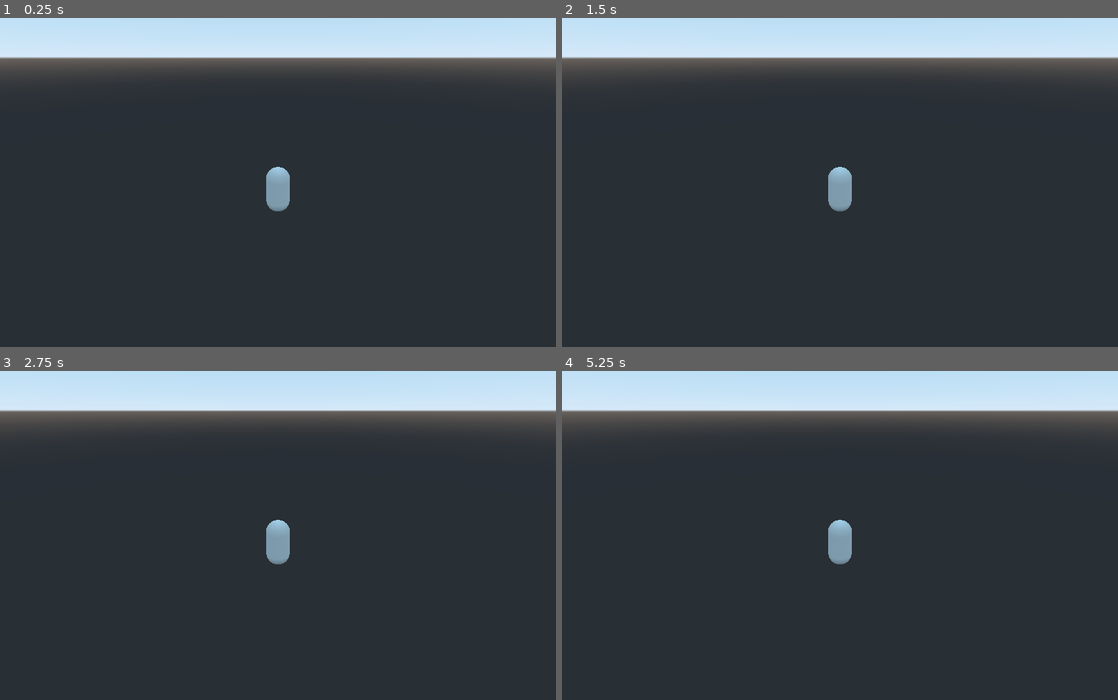
Above: before the commit, frames 1-4 (two rows, left to right).
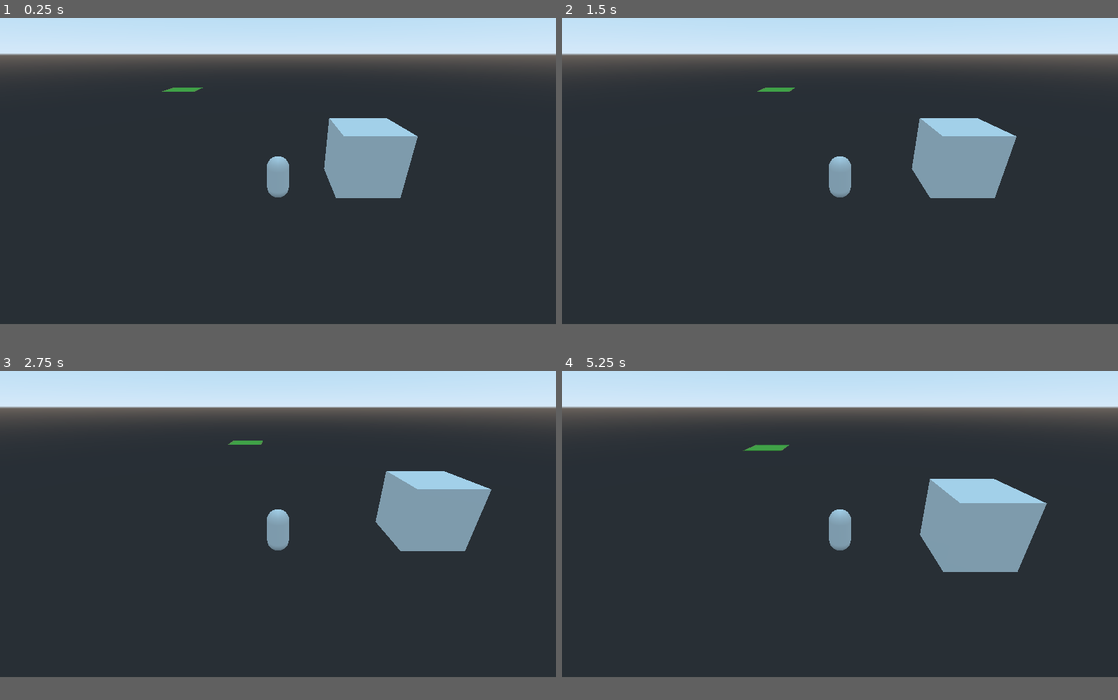
Above: after the commit, the same moments.

Repository: kante/GoGMapBuilder
Game: Godot game, scene res://MapBuilder/MapBuilder.tscn
Two runs of this game, one before a commit and one after it. Both use one fixed random seed, a clock stepped at 60 frames per second and the inputs below.
Inputs (mouse positions are in pixels of both pictures, inside the frame that each line leads up to):
- Up to frame 1 (0.25 s): no input
- Up to frame 2 (1.5 s): tap Enter at 0.5 s; move the mouse to (962, 159) at 0.52 s; hold D 0.53-1.25 s; click (962, 159) at 0.67 s; tap Space at 0.77, 1.25 s; drag from (728, 192) to (812, 245) at 1.27 s
- Up to frame 3 (2.75 s): tap Enter at 2 s; move the mouse to (333, 453) at 2.02 s; hold D from 2.03 s (still down)
- Up to frame 4 (5.25 s): release D at 2.75 s; tap Space at 2.75, 3.77, 4.25 s; drag from (812, 598) to (673, 479) at 2.77 s; tap Enter at 3.5 s; move the mouse to (1006, 581) at 3.52 s; hold A 3.53-4.25 s; drag from (673, 479) to (756, 443) at 4.27 s; move the mouse to (867, 528) at 5.02 s; hold S from 5.03 s (still down); click (867, 528) at 5.17 s
In our replay, the window is 800x491 before the commit and 800x458 after it. These sizes can differ from the game's own. Grey fills any space a smaller window leaves; there, only what the larger window draws over its background counts as a difference.

The runs differ from the first frame. In frame 1, 5.5% of the frame differs, in the area x 0-100%, y 10-59%; in frame 2, 5.8%; in frame 3, 6.1%; in frame 4, 7.2%, in the area x 0-100%, y 10-62%.
Error in both runs: Invalid call. Nonexistent function 'end_turn' in base 'Spatial (MapBuilder.gd)'. (res://CombatInputUI.gd:159)

Commit message:
getting a voxel put together wheeee

Diff:
--- a/MapBuilder/MapBuilder.tscn
+++ b/MapBuilder/MapBuilder.tscn
@@ -1,9 +1,11 @@
-[gd_scene load_steps=5 format=2]
+[gd_scene load_steps=6 format=2]
 
 [ext_resource path="res://Combatant/Combatant.tscn" type="PackedScene" id=1]
 [ext_resource path="res://MapBuilder/MapBuilder.gd" type="Script" id=2]
 [ext_resource path="res://Combatant/Camera.tscn" type="PackedScene" id=3]
 [ext_resource path="res://VoxelMap/Map.tscn" type="PackedScene" id=5]
+
+[sub_resource type="CubeMesh" id=1]
 
 [node name="MapBuilder" type="Spatial"]
 script = ExtResource( 2 )
@@ -14,3 +16,8 @@
 transform = Transform( 1, 0, 0, 0, 1, 0, 0, 0, 1, 0.0017128, 0.00318837, 1.64509e-05 )
 
 [node name="Camera" parent="Player" instance=ExtResource( 3 )]
+
+[node name="MeshInstance" type="MeshInstance" parent="."]
+transform = Transform( 1, 0, 0, 0, 1, 0, 0, 0, 1, -2.29184, 0, 2.88529 )
+mesh = SubResource( 1 )
+material/0 = null
--- a/VoxelMap/Chunk.gd
+++ b/VoxelMap/Chunk.gd
@@ -1,15 +1,19 @@
 extends Spatial
 
 
-# hold all created voxel types here
+# all voxel types contained in this chunk are stored here
 var voxels = null
-
+var origin = Vector3.ZERO
+var chunk_size = null
+
+# render mesh vertices and a copy of the mesh
 var mesh
 var mesh_vertices
 var mesh_normals
 var mesh_indices
 var mesh_uvs
 
+# collision mesh vertices and a copy of the mesh
 var collision_mesh
 var collision_mesh_vertices
 var collision_mesh_indices
@@ -19,7 +23,13 @@
 onready var st = SurfaceTool.new();
 
 
-func initialize(chunk_origin, chunk_size):
+func initialize(new_origin, new_chunk_size):
+    """Initialize voxels to chunk_size x chunk_size x chunk_size array
+        and set the origin of this chunk appropriately
+    """
+    origin = new_origin
+    chunk_size = new_chunk_size
+
     voxels = []
     for x in range(0, chunk_size):
         voxels.append([])
@@ -28,20 +38,53 @@
             for _z in range(0, chunk_size):
                 voxels[x][y].append(null)
 
-    global_transform.origin = chunk_origin
-
-
-func add_voxel(x, y, z, type):
-    """Add a voxel to this chunk at the specified coordinates"""
-    print("ya add one u bitch")
-
-
-func create_mesh():
-    """create mesh u bum"""
+    global_transform.origin = origin
+
+
+func contains(coords):
+    """Return true iff this chunk contains the specified Vector3 coords"""
+    if coords.x < origin.x or coords.x >= origin.x + chunk_size:
+        return false
+    if coords.y < origin.y or coords.y >= origin.y + chunk_size:
+        return false
+    if coords.z < origin.z or coords.z >= origin.z + chunk_size:
+        return false
+
+    return true
+
+
+func add_voxel(coords, type):
+    """Add a voxel to this chunk at the specified Vector3 coordinates"""
+    if not contains(coords):
+        return null
+
+    var idx = coords - origin
+    voxels[idx.x][idx.y][idx.z] = type
+
+    return type
+
+
+func update_mesh():
+    """Recreate the meshes for this chunk"""
     mesh_vertices = [];
     mesh_normals = [];
     mesh_indices = [];
     mesh_uvs = [];
+
+    collision_mesh_vertices = [];
+    collision_mesh_indices = [];
+
+    create_render_mesh()
+    create_collision_mesh()
+
+
+func create_render_mesh():
+    """create mesh for rendering"""
+
+    for x in range(0, chunk_size):
+        for y in range(0, chunk_size):
+            for z in range(0, chunk_size):
+                make_voxel(Vector3(x, y, z));
 
     st.clear();
     st.begin(Mesh.PRIMITIVE_TRIANGLES);
@@ -62,10 +105,110 @@
     mesh_instance.mesh = mesh;
 
 
+
+func make_voxel(idx):
+
+    var type = voxels[idx.x][idx.y][idx.z]
+    if type == null:
+        return
+
+    var coords = idx + origin
+
+    var idx_up = idx + Vector3.UP
+    if contains(idx_up):
+        var voxel_above = voxels[idx_up.x][idx_up.y][idx_up.z]
+        if voxel_above == null or Voxel.properties[voxel_above].transparent:
+            make_voxel_face_up(coords.x, coords.y, coords.z, type)
+    else:
+        make_voxel_face_up(coords.x, coords.y, coords.z, type)
+
+    var idx_down = idx + Vector3.DOWN
+    if contains(idx_down):
+        var voxel_down = voxels[idx_down.x][idx_down.y][idx_down.z]
+        if voxel_down == null or Voxel.properties[voxel_down].transparent:
+            make_voxel_face_down(coords.x, coords.y, coords.z, type)
+    else:
+        make_voxel_face_down(coords.x, coords.y, coords.z, type)
+
+
+func make_voxel_face_up(x, y, z, type):
+    """Make the fucking face in the fucking direction...."""
+    var vertices = [ Vector3(x, y + Voxel.VOXEL_SIZE, z),
+                     Vector3(x + Voxel.VOXEL_SIZE, y + Voxel.VOXEL_SIZE, z),
+                     Vector3(x + Voxel.VOXEL_SIZE, y + Voxel.VOXEL_SIZE, z + Voxel.VOXEL_SIZE),
+                     Vector3(x, y + Voxel.VOXEL_SIZE, z + Voxel.VOXEL_SIZE) ]
+
+    make_voxel_face(vertices, Vector3.UP, type)
+
+
+func make_voxel_face_down(x, y, z, type):
+    """Make the voxel face in the down direction"""
+    var vertices = [ Vector3(x, y, z + Voxel.VOXEL_SIZE),
+                     Vector3(x + Voxel.VOXEL_SIZE, y, z + Voxel.VOXEL_SIZE),
+                     Vector3(x + Voxel.VOXEL_SIZE, y, z),
+                     Vector3(x, y, z),
+                   ]
+    make_voxel_face(vertices, Vector3.DOWN, type)
+
+
+
+func make_voxel_face_aaaa(x, y, z, type):
+    """Make the voxel face in the aaaa direction"""
+    var vertices = [ Vector3(x, y, z),
+                     Vector3(x, y, z),
+                     Vector3(x, y, z),
+                     Vector3(x, y, z),
+                   ]
+
+    make_voxel_face(vertices, Vector3.DOWN, type)
+
+
+
+
+func make_voxel_face(vertices, normal, type):
+    """Make the voxel face with supplied vertices. Requires that vertices are supplied in clockwise
+    winding order when looking at the face from the side normal points towards."""
+    var is_solid = Voxel.properties[type].solid
+
+    for v in vertices:
+        mesh_vertices.append(v)
+        mesh_normals.append(normal)
+        if is_solid:
+            collision_mesh_vertices.append(v)
+
+    var uv_position = Voxel.properties[type][normal];
+    var v_texture_unit = Voxel.UV_MAP_UNIT;
+    mesh_uvs.append(Vector2( (v_texture_unit * uv_position.x), (v_texture_unit * uv_position.y) + v_texture_unit));
+    mesh_uvs.append(Vector2( (v_texture_unit * uv_position.x) + v_texture_unit, (v_texture_unit * uv_position.y) + v_texture_unit));
+    mesh_uvs.append(Vector2( (v_texture_unit * uv_position.x) + v_texture_unit, (v_texture_unit * uv_position.y)) );
+    mesh_uvs.append(Vector2( (v_texture_unit * uv_position.x), (v_texture_unit * uv_position.y) ));
+
+    # Add the triangles to render_mesh_indices.
+    # NOTE: Like with the UV, the order is important!
+    # The indices tell the surface tool how to connect the vertices to make triangles.
+    mesh_indices.append(mesh_vertices.size() - 4);
+    mesh_indices.append(mesh_vertices.size() - 3);
+    mesh_indices.append(mesh_vertices.size() - 1);
+    mesh_indices.append(mesh_vertices.size() - 3);
+    mesh_indices.append(mesh_vertices.size() - 2);
+    mesh_indices.append(mesh_vertices.size() - 1);
+
+    # Add the collision triangles, but only if the voxel is solid.
+    # Like with the other two, the order is important!
+    if is_solid:
+        collision_mesh_indices.append(mesh_vertices.size() - 4);
+        collision_mesh_indices.append(mesh_vertices.size() - 3);
+        collision_mesh_indices.append(mesh_vertices.size() - 1);
+        collision_mesh_indices.append(mesh_vertices.size() - 3);
+        collision_mesh_indices.append(mesh_vertices.size() - 2);
+        collision_mesh_indices.append(mesh_vertices.size() - 1);
+
+
+
+
+
 func create_collision_mesh():
     """Create the collision mesh u bum"""
-    collision_mesh_vertices = [];
-    collision_mesh_indices = [];
 
     st.clear();
     st.begin(Mesh.PRIMITIVE_TRIANGLES);
@@ -76,6 +219,6 @@
     for i in range(0, collision_mesh_indices.size()):
         st.add_index(collision_mesh_indices[i]);
 
-    # now create a trimesh collision shape and set the CollisionShape appropriately
+    # create a trimesh collision shape and set the CollisionShape
     collision_mesh = st.commit();
     collision_shape.shape = collision_mesh.create_trimesh_shape();
--- a/VoxelMap/Map.gd
+++ b/VoxelMap/Map.gd
@@ -5,13 +5,15 @@
 onready var chunks = $Chunks;
 
 
-# Called when the node enters the scene tree for the first time.
 func _ready():
     var new_chunk = chunk_prototype.instance();
     chunks.add_child(new_chunk);
+
+    # i think we will have Map.gd organize the chunks and keep track of all
+    # their origins. Chunk is dumb and just knows where it is
     new_chunk.initialize(Vector3.ZERO, 16)
-    new_chunk.add_voxel(3, 3, 3, Voxel.GRASS)
+    var voxel = new_chunk.add_voxel(Vector3(3,1,3), Voxel.GRASS)
 
-# Called every frame. 'delta' is the elapsed time since the previous frame.
-#func _process(delta):
-#    pass
+    new_chunk.update_mesh()
+
+    print("aww ya made this: ", voxel)
--- a/VoxelMap/Voxel.gd
+++ b/VoxelMap/Voxel.gd
@@ -3,7 +3,7 @@
 class_name Voxel
 
 
-var VOXEL_UNIT_SIZE = 1
+const VOXEL_SIZE = 1
 
 
 const TEXTURE_SIZE = 96
@@ -22,51 +22,51 @@
                         STONE : {
                                     "transparent":false,
                                     "solid":true,
-                                    "texture_UP":Vector2(0, 0),
-                                    "texture_DOWN":Vector2(0, 0),
-                                    "texture_FORWARD":Vector2(0, 0),
-                                    "texture_BACK":Vector2(0, 0),
-                                    "texture_LEFT":Vector2(0, 0),
-                                    "texture_RIGHT":Vector2(0, 0)
+                                    Vector3.UP:Vector2(0, 0),
+                                    Vector3.DOWN:Vector2(0, 0),
+                                    Vector3.FORWARD:Vector2(0, 0),
+                                    Vector3.BACK:Vector2(0, 0),
+                                    Vector3.LEFT:Vector2(0, 0),
+                                    Vector3.RIGHT:Vector2(0, 0)
                                 },
                         BEDROCK : {
                                     "transparent":false,
                                     "solid":true,
-                                    "texture_UP":Vector2(2, 0),
-                                    "texture_DOWN":Vector2(2, 0),
-                                    "texture_FORWARD":Vector2(2, 0),
-                                    "texture_BACK":Vector2(2, 0),
-                                    "texture_LEFT":Vector2(2, 0),
-                                    "texture_RIGHT":Vector2(2, 0)
+                                    Vector3.UP:Vector2(2, 0),
+                                    Vector3.DOWN:Vector2(2, 0),
+                                    Vector3.FORWARD:Vector2(2, 0),
+                                    Vector3.BACK:Vector2(2, 0),
+                                    Vector3.LEFT:Vector2(2, 0),
+                                    Vector3.RIGHT:Vector2(2, 0)
                                 },
                         COBBLE : {
                                     "transparent":false,
                                     "solid":true,
-                                    "texture_UP":Vector2(1, 0),
-                                    "texture_DOWN":Vector2(1, 0),
-                                    "texture_FORWARD":Vector2(1, 0),
-                                    "texture_BACK":Vector2(1, 0),
-                                    "texture_LEFT":Vector2(1, 0),
-                                    "texture_RIGHT":Vector2(1, 0)
+                                    Vector3.UP:Vector2(1, 0),
+                                    Vector3.DOWN:Vector2(1, 0),
+                                    Vector3.FORWARD:Vector2(1, 0),
+                                    Vector3.BACK:Vector2(1, 0),
+                                    Vector3.LEFT:Vector2(1, 0),
+                                    Vector3.RIGHT:Vector2(1, 0)
                                 },
                         DIRT : {
                                     "transparent":false,
                                     "solid":true,
-                                    "texture_UP":Vector2(0, 1),
-                                    "texture_DOWN":Vector2(0, 1),
-                                    "texture_FORWARD":Vector2(0, 1),
-                                    "texture_BACK":Vector2(0, 1),
-                                    "texture_LEFT":Vector2(0, 1),
-                                    "texture_RIGHT":Vector2(0, 1)
+                                    Vector3.UP:Vector2(0, 1),
+                                    Vector3.DOWN:Vector2(0, 1),
+                                    Vector3.FORWARD:Vector2(0, 1),
+                                    Vector3.BACK:Vector2(0, 1),
+                                    Vector3.LEFT:Vector2(0, 1),
+                                    Vector3.RIGHT:Vector2(0, 1)
                                 },
                         GRASS : {
                                     "transparent":false,
                                     "solid":true,
-                                    "texture_UP":Vector2(2, 1),
-                                    "texture_DOWN":Vector2(0, 1),
-                                    "texture_FORWARD":Vector2(1, 1),
-                                    "texture_BACK":Vector2(1, 1),
-                                    "texture_LEFT":Vector2(1, 1),
-                                    "texture_RIGHT":Vector2(1, 1)
+                                    Vector3.UP:Vector2(2, 1),
+                                    Vector3.DOWN:Vector2(0, 1),
+                                    Vector3.FORWARD:Vector2(1, 1),
+                                    Vector3.BACK:Vector2(1, 1),
+                                    Vector3.LEFT:Vector2(1, 1),
+                                    Vector3.RIGHT:Vector2(1, 1)
                                 },
                     }
--- a/project.godot
+++ b/project.godot
@@ -32,8 +32,8 @@
 
 [display]
 
-window/size/width=2885
-window/size/height=1572
+window/size/width=1025
+window/size/height=587
 
 [physics]
 
